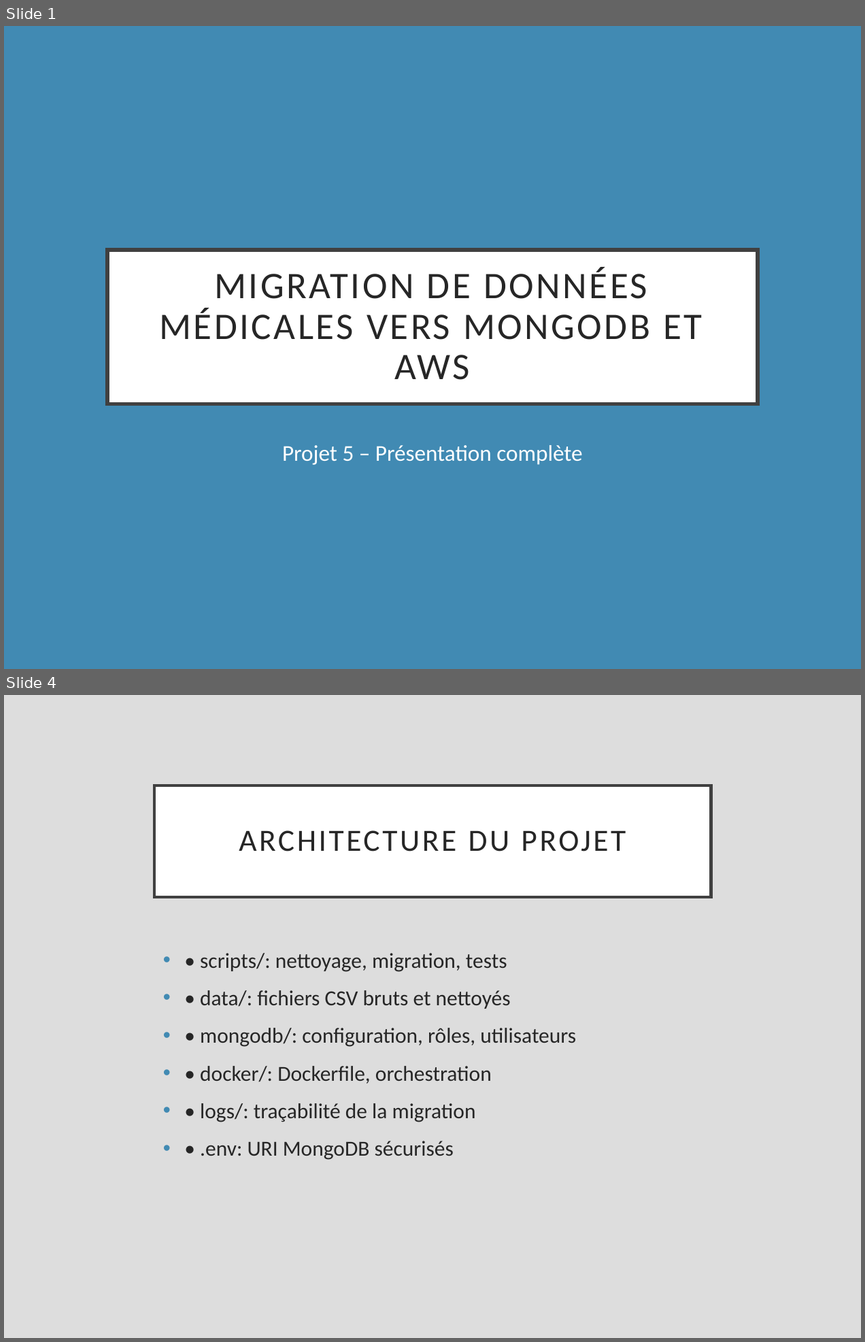
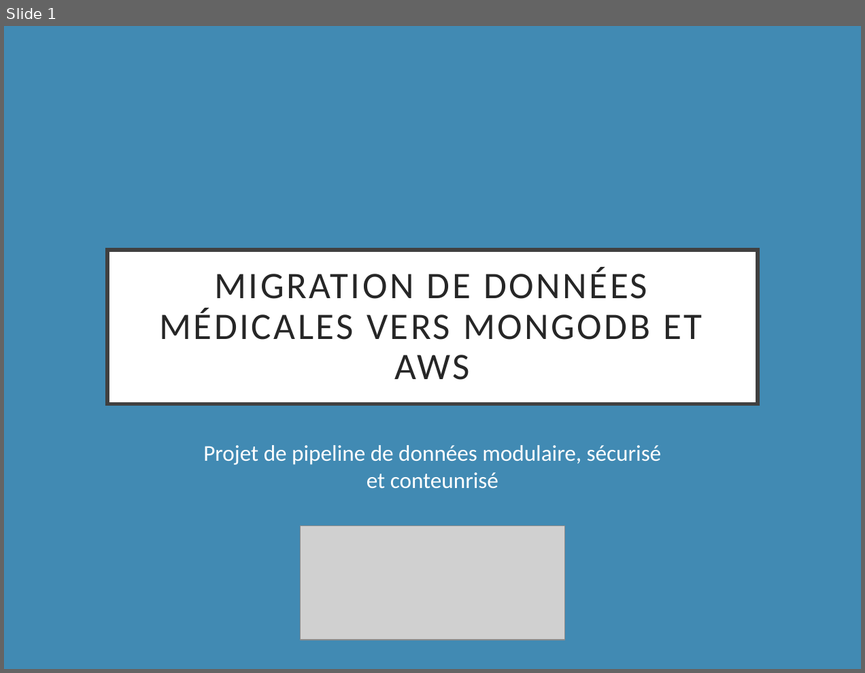
Before and after one commit to alexqtn/projet_5, a slide deck: Presantation.pptx. Shown one above the other, each under a label of ours: slides 1 and 4 before the commit, slide 1 after it; the slides between them are not shown. The pictures are 865x1342 and 865x673 pixels, drawn with LibreOffice and Linux fonts; fonts in the diff are those of the drawing; grey boxes stand for pictures. Boxes give left, top, right and bottom in pixels: in the first picture for what was removed or moved away, otherwise in the second. Text is boxed around its words. In the diff, an @@ line names an element or a change of style, - is before the commit and + after.

```diff
--- a/Presantation.pptx
+++ b/Presantation.pptx
@@ slide 4 removed at box(4, 695, 861, 1338), background #DDDDDD @@
@@ title removed at box(155, 785, 711, 896) @@
-ARCHITECTURE DU PROJET
@@ text removed at box(200, 953, 576, 1159) @@
-• • scripts/: nettoyage, migration, tests
-• • data/: fichiers CSV bruts et nettoyés
-• • mongodb/: configuration, rôles, utilisateurs
-• • docker/: Dockerfile, orchestration
-• • logs/: traçabilité de la migration
-• • .env: URI MongoDB sécurisés
@@ slide 1 changed as well @@
@@ subtitle at box(203, 445, 662, 488): text changed @@
-Projet 5 – Présentation complète
+Projet de pipeline de données modulaire, sécurisé et conteunrisé
@@ picture added at box(300, 526, 564, 639) @@
```
Also in this commit, not shown: 2 other slides changed, 18 slides added, 7 other slides removed, 6 other files.
